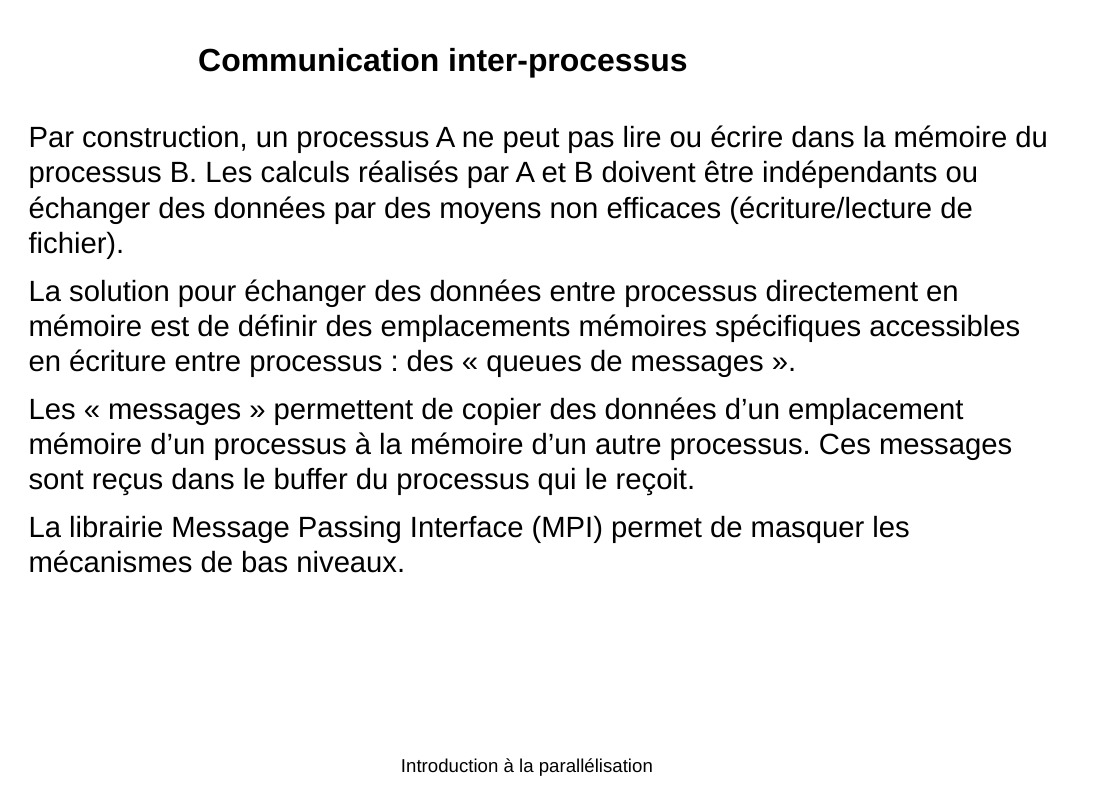
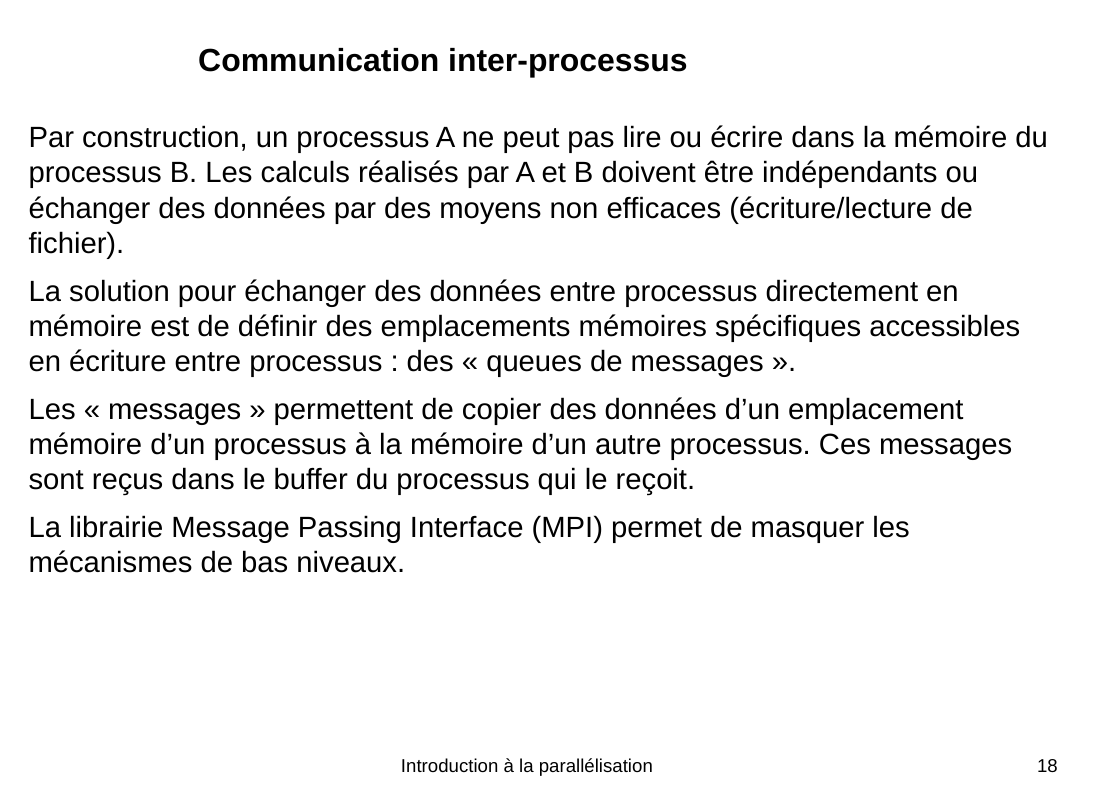
Before and after one commit to dareg/intro_parallelisation, a slide deck: slide 18 of IntroductionParallelisation.odp. Drawn at 1120x792 pixels with LibreOffice and Linux fonts; fonts in the diff are those of the drawing; background and template pictures are left out. Boxes give left, top, right and bottom in pixels: in the first picture for what was removed or moved away, otherwise in the second. Text is boxed around its words. In the diff, an @@ line names an element or a change of style, - is before the commit and + after.

```diff
--- a/IntroductionParallelisation.odp
+++ b/IntroductionParallelisation.odp
@@ page number added at [1037, 759, 1058, 772], 14 pt, text #000000 @@
+18
```
Also in this commit, not shown: 22 other slides changed, 1 other file.
